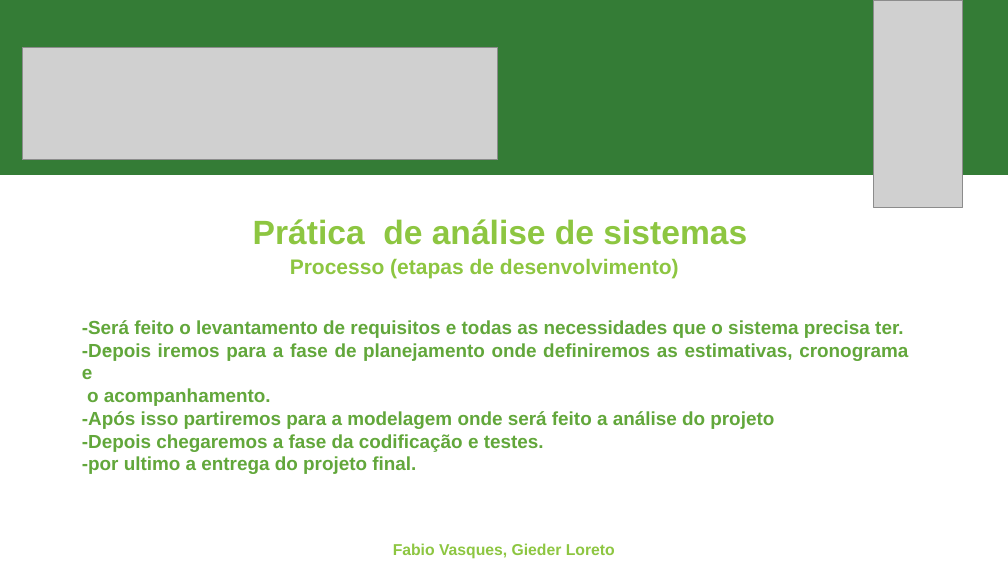
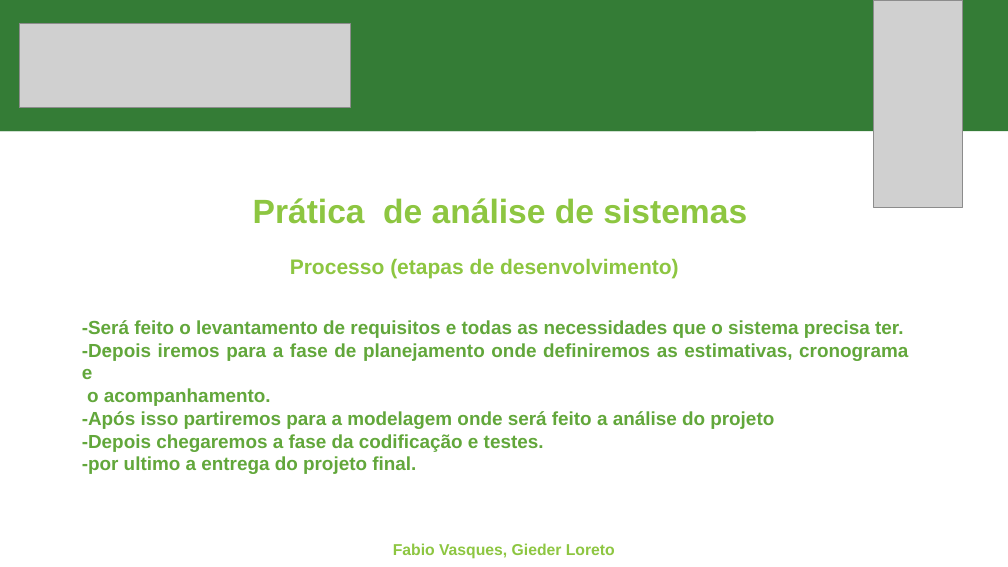
Before and after one commit to fabioportovasques/projeto-sus, a slide deck: slide 2 of primeira entrega.pptx. Drawn at 1008x567 pixels with LibreOffice and Linux fonts; fonts in the diff are those of the drawing; grey boxes stand for pictures. Boxes give left, top, right and bottom in pixels: in the first picture for what was removed or moved away, otherwise in the second. Text is boxed around its words. In the diff, an @@ line names an element or a change of style, - is before the commit and + after.

```diff
--- a/primeira entrega.pptx
+++ b/primeira entrega.pptx
@@ rectangle: place and size @@
-rectangle at <box>0,0,1008,175</box>
+rectangle at <box>0,0,1008,132</box>
@@ rectangle added at <box>0,0,756,132</box>, fill #347C36 @@
@@ picture added at <box>20,23,351,107</box> @@
@@ picture removed at <box>22,48,498,160</box> @@
@@ text "Prática de análise de sistemas": place and size @@
-text "Prática de análise de sistemas" at <box>253,219,747,245</box>
+text "Prática de análise de sistemas" at <box>253,198,747,224</box>
```
Also in this commit, not shown: 5 other slides changed, 2 slides added, 1 other file.
